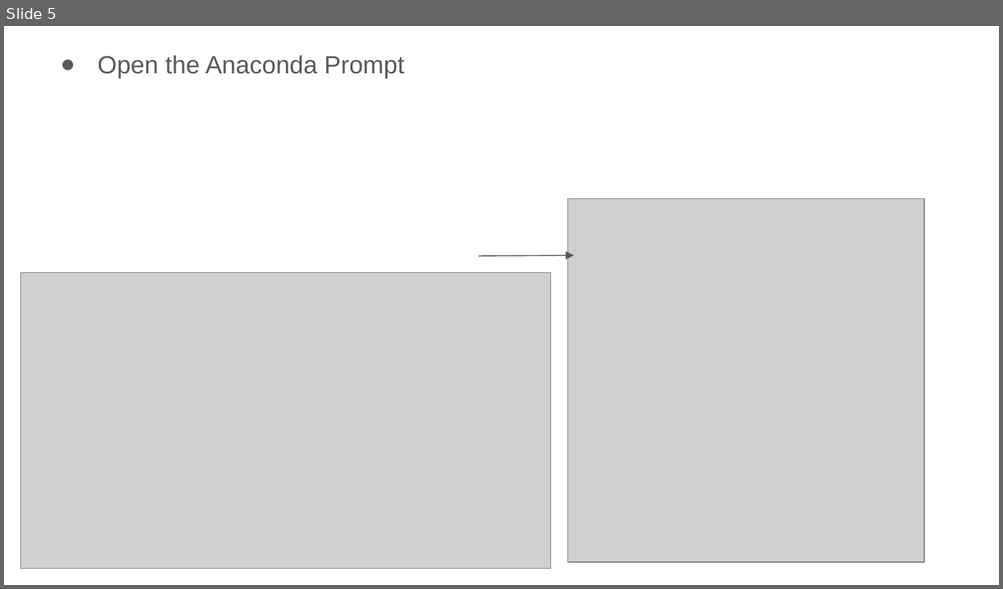
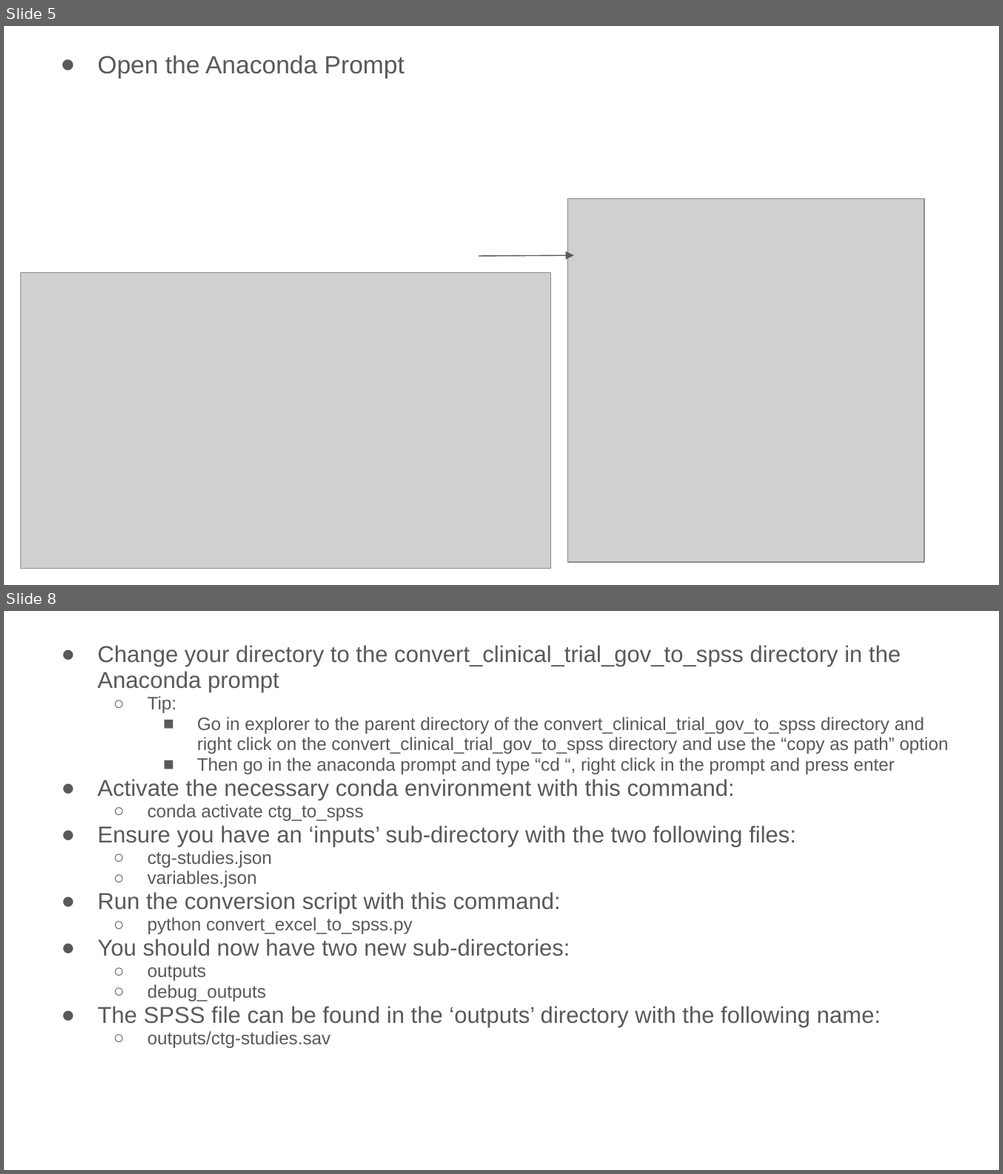
Before and after one commit to ariken-research/convert_clinical_trial_gov_to_spss, a slide deck: documentation/Tutorial.pptx. Shown one above the other, each under a label of ours: slide 5 before the commit, slides 5 and 8 after it; the slides between them are not shown. The pictures are 1003x589 and 1003x1174 pixels, drawn with LibreOffice and Linux fonts; fonts in the diff are those of the drawing; grey boxes stand for pictures. Boxes give left, top, right and bottom in pixels: in the first picture for what was removed or moved away, otherwise in the second. Text is boxed around its words. In the diff, an @@ line names an element or a change of style, - is before the commit and + after.

```diff
--- a/documentation/Tutorial.pptx
+++ b/documentation/Tutorial.pptx
@@ slide 8 added at [4,611,999,1170], background #FFFFFF @@
@@ text added at [97,645,948,1048], 12.9 pt, text #595959 @@
+● Change your directory to the convert_clinical_trial_gov_to_spss directory in the Anaconda prompt
+  ○ Tip:
+    ■ Go in explorer to the parent directory of the convert_clinical_trial_gov_to_spss directory and right click on the convert_clinical_trial_gov_to_spss directory and use the “copy as path” option
+    ■ Then go in the anaconda prompt and type “cd “, right click in the prompt and press enter
+● Activate the necessary conda environment with this command:
+  ○ conda activate ctg_to_spss
+● Ensure you have an ‘inputs’ sub-directory with the two following files:
+  ○ ctg-studies.json
+  ○ variables.json
+● Run the conversion script with this command:
+  ○ python convert_excel_to_spss.py
+● You should now have two new sub-directories:
+  ○ outputs
+  ○ debug_outputs
+● The SPSS file can be found in the ‘outputs’ directory with the following name:
+  ○ outputs/ctg-studies.sav
```
Also in this commit, not shown: 3 other slides added, 2 slides removed.
